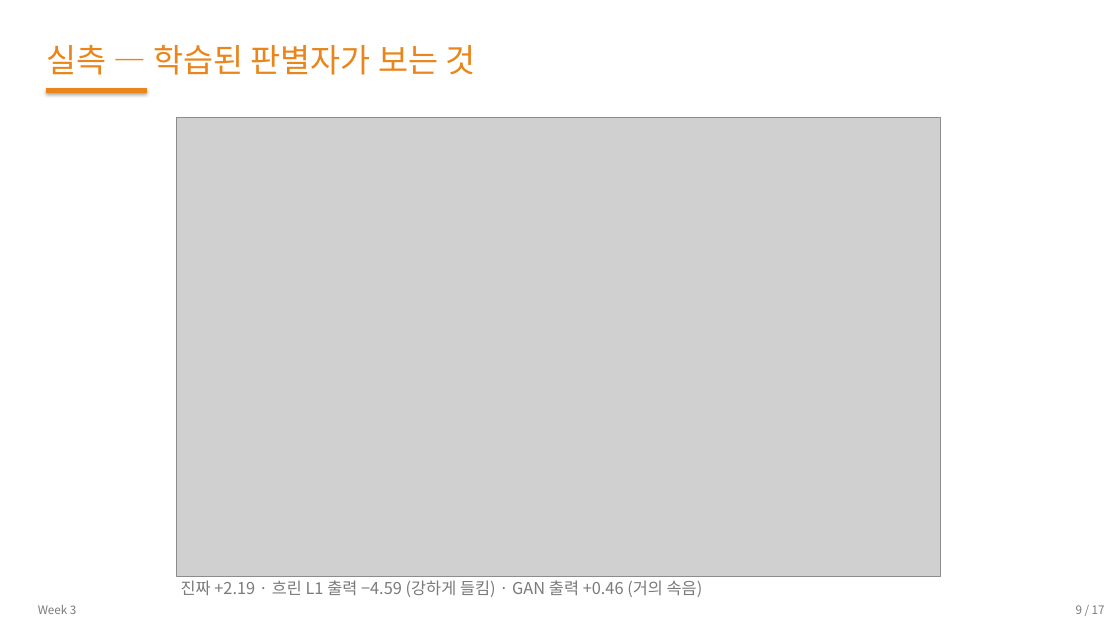
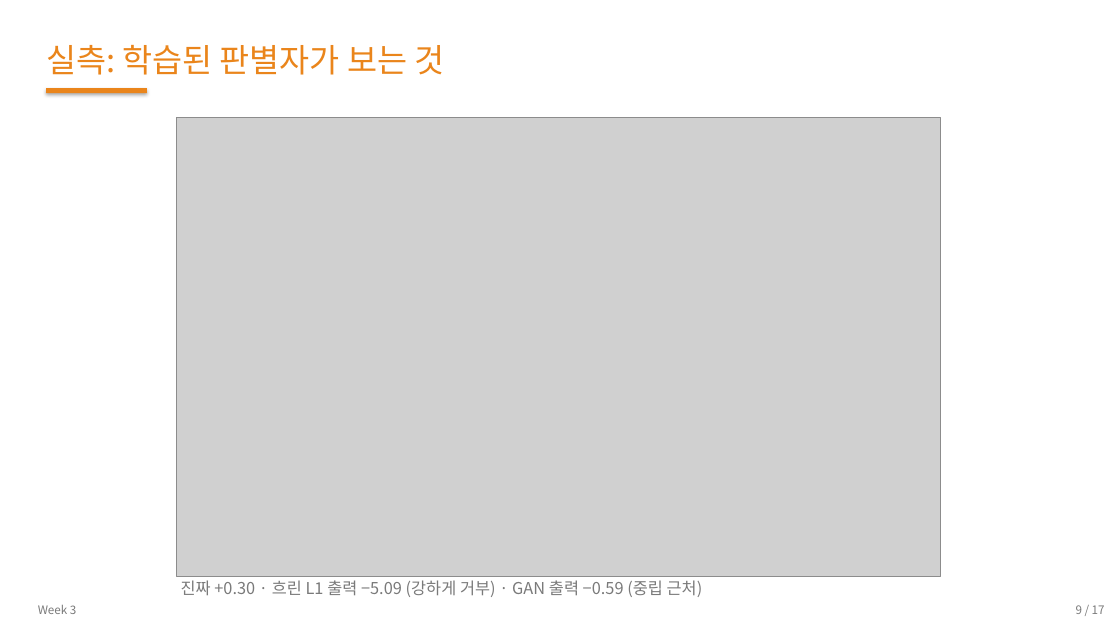
Before and after one commit to 01willy/Digital_rock_DL_Education, a slide deck: slide 9 of web/downloads/shared/w3/W3.pptx. Drawn at 1120x630 pixels with LibreOffice and Linux fonts; fonts in the diff are those of the drawing; grey boxes stand for pictures. Boxes give left, top, right and bottom in pixels: in the first picture for what was removed or moved away, otherwise in the second. Text is boxed around its words. In the diff, an @@ line names an element or a change of style, - is before the commit and + after.

```diff
--- a/web/downloads/shared/w3/W3.pptx
+++ b/web/downloads/shared/w3/W3.pptx
@@ text at (x1=46, y1=45, x2=445, y2=75): text changed @@
-실측 — 학습된 판별자가 보는 것
+실측: 학습된 판별자가 보는 것
@@ text at (x1=181, y1=580, x2=703, y2=597): text changed @@
-진짜 +2.19 · 흐린 L1 출력 −4.59 (강하게 들킴) · GAN 출력 +0.46 (거의 속음)
+진짜 +0.30 · 흐린 L1 출력 −5.09 (강하게 거부) · GAN 출력 −0.59 (중립 근처)
```
Also in this commit, not shown: 14 other slides changed, 25 other files.
